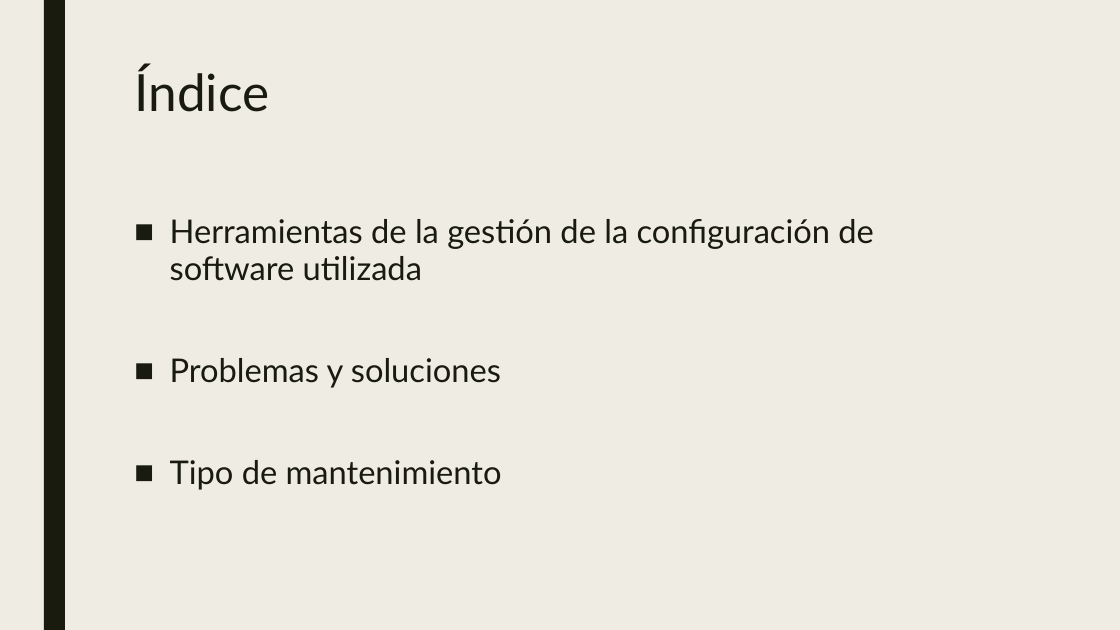
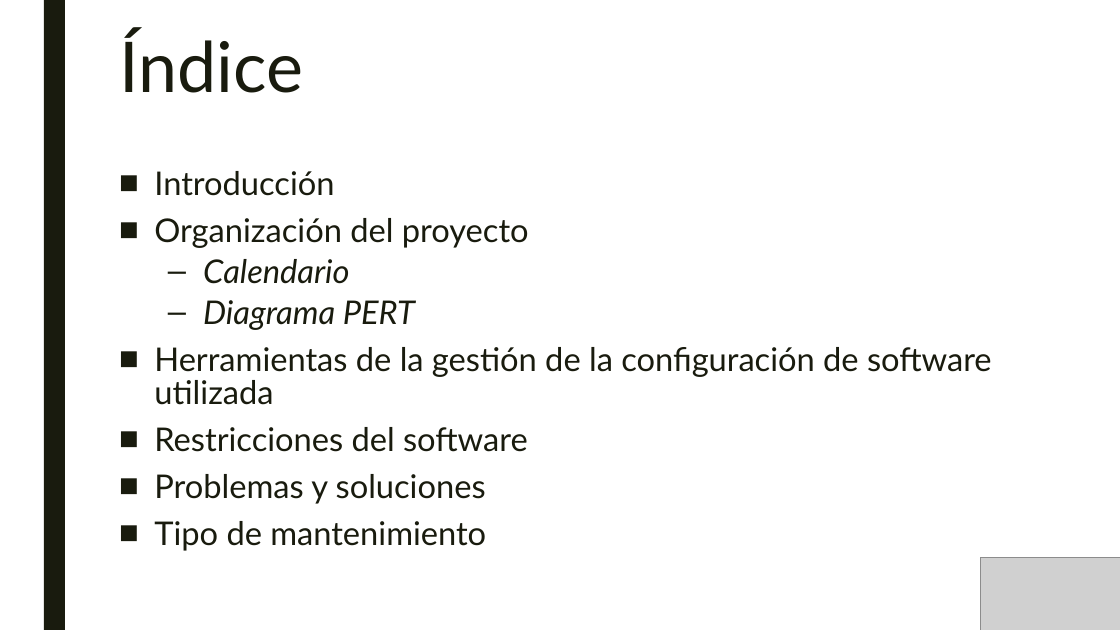
Before and after one commit to SombraJ/practicaAIS, a slide deck: slide 2 of Gestión de un proyecto Software.pptx. Drawn at 1120x630 pixels with LibreOffice and Linux fonts; fonts in the diff are those of the drawing; grey boxes stand for pictures. Boxes give left, top, right and bottom in pixels: in the first picture for what was removed or moved away, otherwise in the second. Text is boxed around its words. In the diff, an @@ line names an element or a change of style, - is before the commit and + after.

```diff
--- a/Gestión de un proyecto Software.pptx
+++ b/Gestión de un proyecto Software.pptx
@@ background #EFEDE3 to #FFFFFF @@
@@ title "Índice": place and size @@
-title "Índice" at (134,66,269,112)
+title "Índice" at (119,31,303,93)
@@ title "Índice" at (119,31,303,93): size 44 to 60 pt @@
@@ text "Introducción": place and size @@
-text "Introducción" at (170,219,874,490)
+text "Introducción" at (154,171,992,551)
@@ text at (154,171,529,330): paragraphs added @@
+■ Introducción
+■ Organización del proyecto
+  – Calendario
+  – Diagrama PERT
@@ text at (154,347,992,551): line spacing 0.94 to 0.84 @@
@@ text at (154,427,528,452): paragraph added @@
+■ Restricciones del software
@@ picture added at (981,558,1120,630) @@
```
Also in this commit, not shown: 3 other slides changed, 12 slides added, 1 slide removed.
